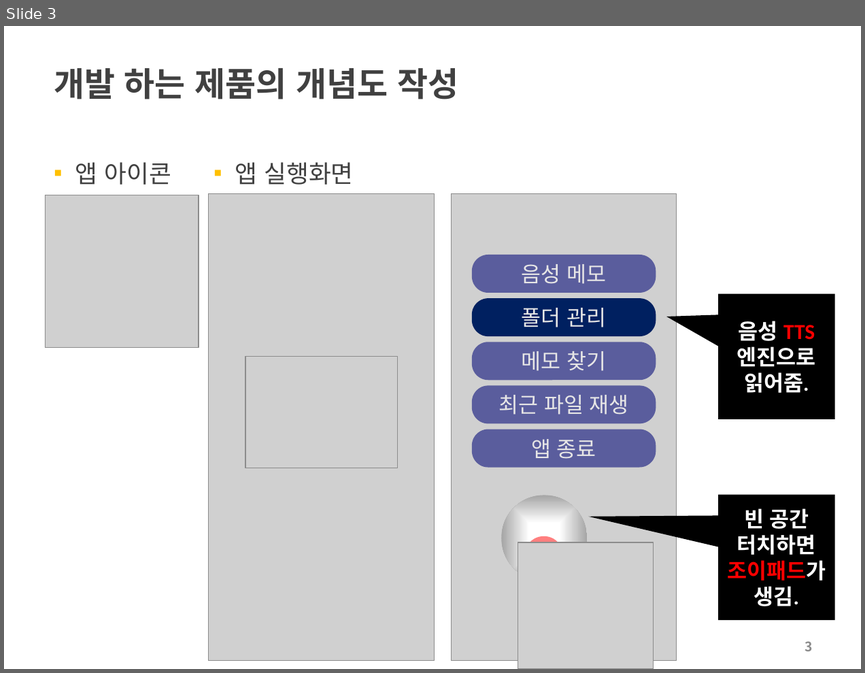
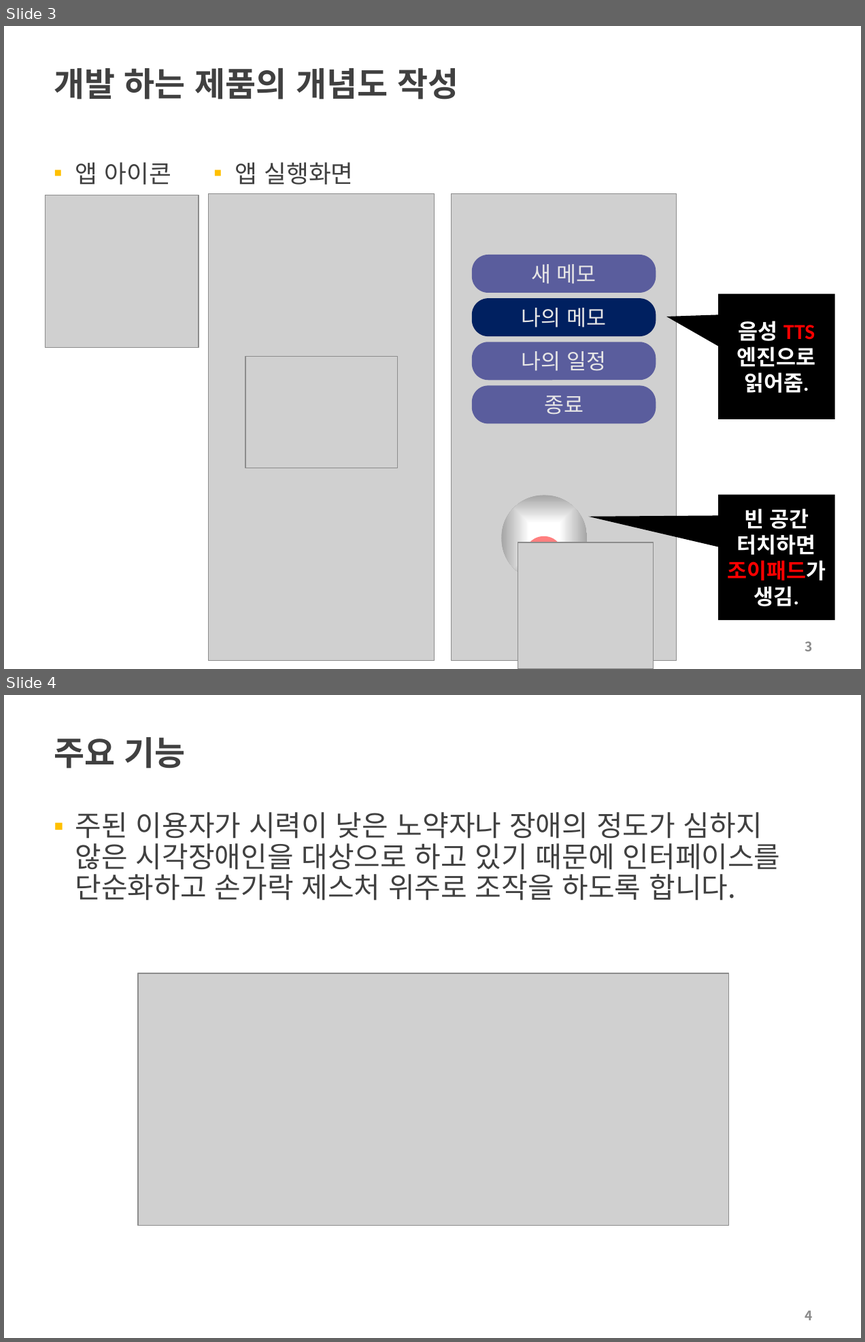
Before and after one commit to choisinho/capstone1, a slide deck: 2022-2-PreCapstoneDesign-최종보고서.pptx. Shown one above the other, each under a label of ours: slide 3 before the commit, slides 3 and 4 after it. The pictures are 865x673 and 865x1342 pixels, drawn with LibreOffice and Linux fonts; fonts in the diff are those of the drawing; grey boxes stand for pictures; background and template pictures are left out. Boxes give left, top, right and bottom in pixels: in the first picture for what was removed or moved away, otherwise in the second. Text is boxed around its words. In the diff, an @@ line names an element or a change of style, - is before the commit and + after.

```diff
--- a/2022-2-PreCapstoneDesign-최종보고서.pptx
+++ b/2022-2-PreCapstoneDesign-최종보고서.pptx
@@ slide 4 added at <box>4,695,861,1338</box>, background #FFFFFF @@
@@ title added at <box>54,737,186,768</box>, 28 pt, text #404040, bold @@
+주요 기능
@@ text added at <box>75,812,781,900</box>, 24 pt, text #404040 @@
+▪ 주된 이용자가 시력이 낮은 노약자나 장애의 정도가 심하지 않은 시각장애인을 대상으로 하고 있기 때문에 인터페이스를 단순화하고 손가락 제스처 위주로 조작을 하도록 합니다.
@@ picture added at <box>138,974,728,1225</box> @@
@@ page number added at <box>805,1310,813,1320</box>, 11 pt, text #8C8C8C, bold @@
+4
@@ slide 3 changed as well @@
@@ text in rounded rectangle at <box>531,264,596,284</box>: text changed @@
-음성 메모
+새 메모
@@ text in rounded rectangle at <box>521,308,606,327</box>: text changed @@
-폴더 관리
+나의 메모
@@ text in rounded rectangle at <box>521,351,606,371</box>: text changed @@
-메모 찾기
+나의 일정
@@ text in rounded rectangle at <box>544,395,583,414</box>: text changed @@
-최근 파일 재생
+종료
@@ rounded rectangle removed at <box>472,429,656,467</box> @@
-앱 종료
```
Also in this commit, not shown: 2 other slides changed, 9 other slides added, 2 slides removed, 1 other file.
